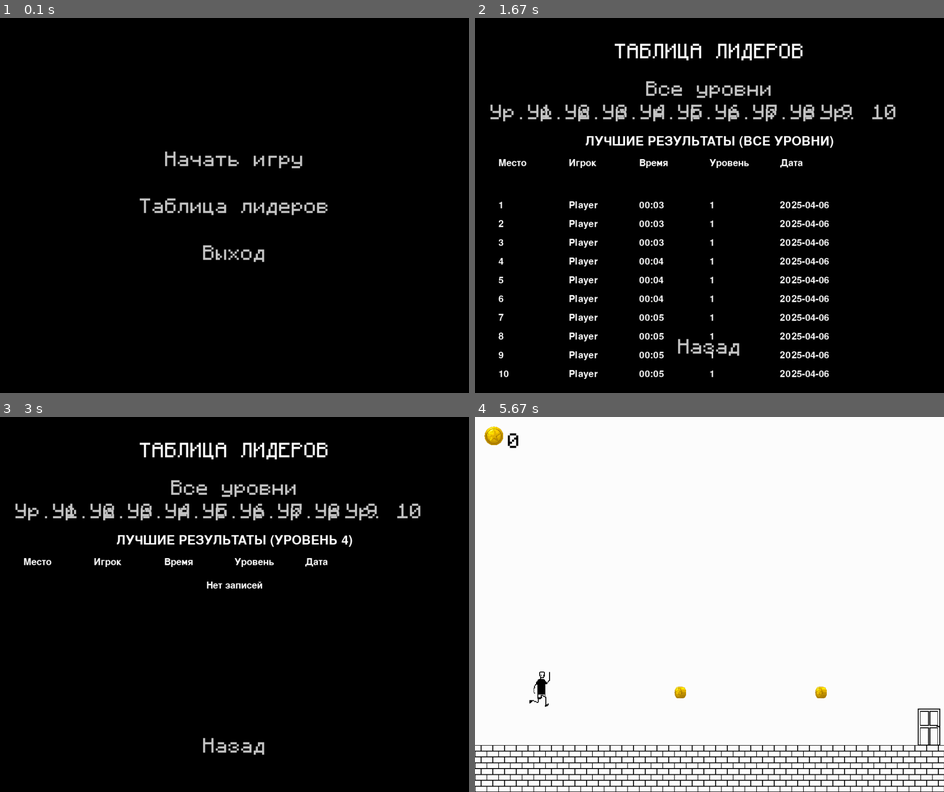
Above: before the commit, frames 1-4 (two rows, left to right).
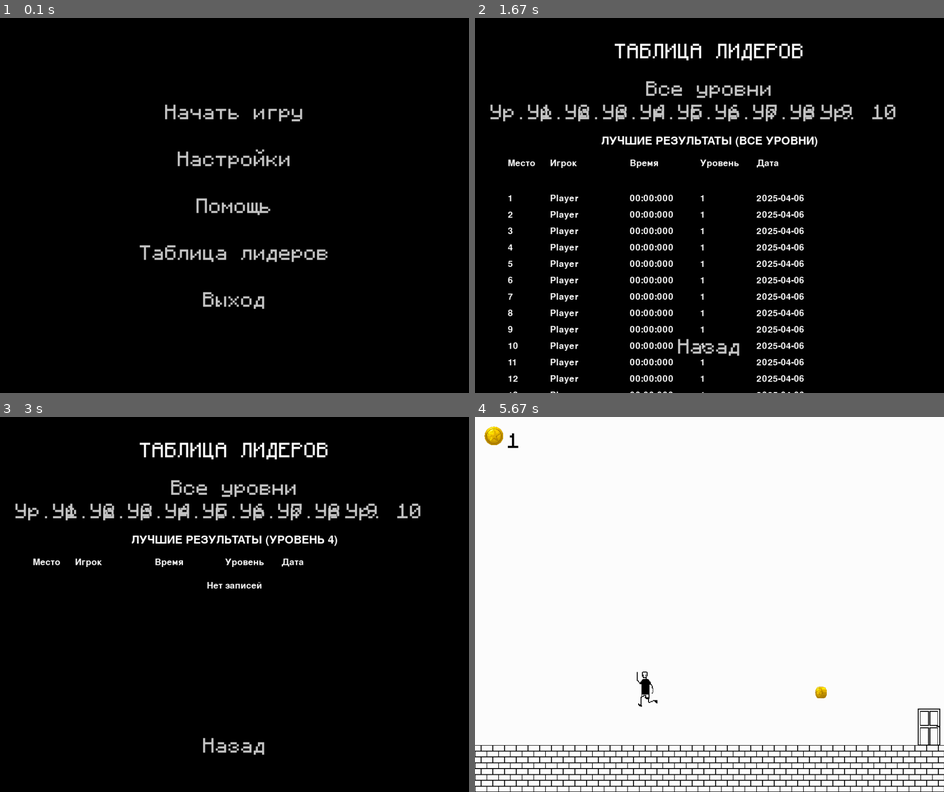
Above: after the commit, the same moments.

Repository: remalQ/pygame-project
Game: pygame game, started from Main.py
Same seed, same stepped clock (60 frames per second), same inputs: the game is played once before the commit and once after it.
Inputs (mouse positions are in pixels of both pictures, inside the frame that each line leads up to):
- Up to frame 1 (0.1 s): no input
- Up to frame 2 (1.67 s): click "Таблица лидеров" at 0.38 s; click "Все уровни" at 0.72 s
- Up to frame 3 (3 s): press the mouse at (159, 507) at 2.13 s; move the mouse to (117, 488) at 2.23 s; release the mouse at (79, 465) at 2.37 s; move the mouse to (234, 747) at 2.98 s
- Up to frame 4 (5.67 s): press the mouse at (709, 747) at 3.02 s; move the mouse to (695, 657) at 3.12 s; release the mouse at (681, 570) at 3.25 s; click "Начать игру" at 3.37 s; press the mouse at (709, 604) at 4.18 s; move the mouse to (728, 593) at 4.28 s; release the mouse at (747, 582) at 4.42 s; hold D 4.48-4.95 s; move the mouse to (779, 533) at 4.52 s; hold D 4.98-5.45 s; move the mouse to (634, 510) at 5.02 s; tap Space at 5.05, 5.35, 5.55 s; hold A from 5.48 s (still down); move the mouse to (611, 619) at 5.52 s

The runs differ from the first frame. In frame 1, 2.4% of the frame differs, in the area x 29-70%, y 23-78%; in frame 2, 7.8%, in the area x 5-77%, y 31-100%; in frame 3, 1.6%; in frame 4, 0.4%.

Commit message:
add settings and help menus, leaderboard need to be changed

Diff:
--- a/Game.py
+++ b/Game.py
@@ -9,6 +9,8 @@
 from Level_Menu import LevelMenu
 from RecordsDB import RecordsDB
 from LeaderboardMenu import LeaderboardMenu
+from SettingsMenu import SettingsMenu
+from HelpMenu import HelpMenu
 
 
 """
@@ -56,6 +58,8 @@
         self.records_db = RecordsDB()
         self.start_time = 0
         self.current_time = 0
+        self.settings_menu = SettingsMenu()
+        self.help_menu = HelpMenu()
 
     def reset_level(self, level):
         """Сбрасывает уровень и позицию игрока"""
@@ -72,7 +76,6 @@
     def load_level(self, level):
         level_path = f'Maps/map{level}.pkl'  # Исправлено для соответствия именам файлов
         self.door_group = Group()
-        # self.spike_group = Group()
         self.coin_group = Group()
 
         if os.path.exists(level_path):
@@ -98,15 +101,19 @@
     # Отображает главное меню с возможностью начать игру или выйти.
     def show_main_menu(self):
         menu_active = True
-        start_button = Button("Начать игру", WIDTH // 2, HEIGHT // 2 - 100, GRAY, WHITE)
-        leaderboard_button = Button("Таблица лидеров", WIDTH // 2, HEIGHT // 2, GRAY, WHITE)
-        exit_button = Button("Выход", WIDTH // 2, HEIGHT // 2 + 100, GRAY, WHITE)
+        start_button = Button("Начать игру", WIDTH // 2, HEIGHT // 2 - 200, GRAY, WHITE)
+        settings_button = Button("Настройки", WIDTH // 2, HEIGHT // 2 - 100, GRAY, WHITE)
+        help_button = Button("Помощь", WIDTH // 2, HEIGHT // 2, GRAY, WHITE)
+        leaderboard_button = Button("Таблица лидеров", WIDTH // 2, HEIGHT // 2 + 100, GRAY, WHITE)
+        exit_button = Button("Выход", WIDTH // 2, HEIGHT // 2 + 200, GRAY, WHITE)
 
         while menu_active:
             self.screen.fill(BLACK)
             start_button.draw(self.screen)
             leaderboard_button.draw(self.screen)
             exit_button.draw(self.screen)
+            settings_button.draw(self.screen)
+            help_button.draw(self.screen)
 
             for event in pygame.event.get():
                 if event.type == pygame.QUIT:
@@ -127,6 +134,13 @@
                     if leaderboard_button.is_clicked(pygame.mouse.get_pos()):
                         leaderboard_menu = LeaderboardMenu(self.records_db)
                         leaderboard_menu.show(self.screen)
+
+                    if settings_button.is_clicked(pygame.mouse.get_pos()):
+                        self.settings_menu.show(self.screen)
+
+                    if help_button.is_clicked(pygame.mouse.get_pos()):
+                        self.help_menu.show(self.screen)
+
                     if exit_button.is_clicked(pygame.mouse.get_pos()):
                         pygame.quit()
                         sys.exit()
--- /dev/null
+++ b/HelpMenu.py
@@ -0,0 +1,43 @@
+import pygame
+import sys
+from Button import Button
+from Const_Values import *
+
+
+class HelpMenu:
+    def show(self, screen):
+        help_active = True
+        back_button = Button("Назад", WIDTH // 2, HEIGHT - 100, GRAY, WHITE)
+        font = pygame.font.Font("Fonts/Monocraft.otf", 24)
+
+        help_text = [
+            "Добро пожаловать в платформер!",
+            "Цель: дойти до двери, собирая монеты.",
+            "",
+            "Управление:",
+            "← → — движение влево/вправо",
+            "↑ или SPACE — прыжок",
+            "ESC — пауза",
+            "",
+            "Избегайте ловушек и собирайте все монеты!",
+        ]
+
+        while help_active:
+            screen.fill(BLACK)
+
+            for i, line in enumerate(help_text):
+                text_surface = font.render(line, True, WHITE)
+                screen.blit(text_surface, (WIDTH // 2 - text_surface.get_width() // 2, 50 + i * 30))
+
+            back_button.draw(screen)
+
+            for event in pygame.event.get():
+                if event.type == pygame.QUIT:
+                    pygame.quit()
+                    sys.exit()
+
+                if event.type == pygame.MOUSEBUTTONDOWN:
+                    if back_button.is_clicked(pygame.mouse.get_pos()):
+                        help_active = False
+
+            pygame.display.flip()
--- a/LeaderboardMenu.py
+++ b/LeaderboardMenu.py
@@ -21,6 +21,7 @@
     def show(self, screen):
         active = True
         selected_level = None
+        scroll_offset = 0  # смещение прокрутки
 
         while active:
             screen.fill(BLACK)
@@ -30,7 +31,7 @@
             title = font.render("ТАБЛИЦА ЛИДЕРОВ", True, WHITE)
             screen.blit(title, (WIDTH // 2 - title.get_width() // 2, 50))
 
-            # Кнопки выбора уровня
+            # Кнопки
             self.all_button.draw(screen)
             for btn in self.level_buttons:
                 btn.draw(screen)
@@ -38,9 +39,9 @@
 
             # Отображение рекордов
             if selected_level is not None:
-                self.display_records(screen, selected_level)
-            elif selected_level == 0:  # Все уровни
-                self.display_records(screen)
+                self.display_records(screen, selected_level, scroll_offset)
+            elif selected_level == 0:
+                self.display_records(screen, None, scroll_offset)
 
             for event in pygame.event.get():
                 if event.type == pygame.QUIT:
@@ -52,52 +53,64 @@
                         active = False
 
                     if self.all_button.is_clicked(pygame.mouse.get_pos()):
-                        selected_level = 0  # Показать все уровни
+                        selected_level = 0
 
                     for i, btn in enumerate(self.level_buttons, 1):
                         if btn.is_clicked(pygame.mouse.get_pos()):
                             selected_level = i
 
+                # Прокрутка колесиком мыши
+                if event.type == pygame.MOUSEWHEEL:
+                    scroll_offset += event.y * 30
+                    scroll_offset = max(min(scroll_offset, 0), -1000)  # ограничим прокрутку
+
             pygame.display.flip()
 
-        return None
-
-    def display_records(self, screen, level=None):
+    def display_records(self, screen, level=None, scroll_offset=0):
         if level == 0:
-            records = self.records_db.get_top_records(limit=20)
+            records = self.records_db.get_top_records(limit=100)
             title = "ЛУЧШИЕ РЕЗУЛЬТАТЫ (ВСЕ УРОВНИ)"
         else:
-            records = self.records_db.get_top_records(level=level)
+            records = self.records_db.get_top_records(level=level, limit=100)
             title = f"ЛУЧШИЕ РЕЗУЛЬТАТЫ (УРОВЕНЬ {level})"
 
+        font_title = pygame.font.SysFont(None, 36)
+        font = pygame.font.SysFont(None, 28)
+
         # Заголовок таблицы
-        font = pygame.font.SysFont(None, 40)
-        title_text = font.render(title, True, WHITE)
+        title_text = font_title.render(title, True, WHITE)
         screen.blit(title_text, (WIDTH // 2 - title_text.get_width() // 2, 250))
 
-        # Заголовки столбцов
-        font = pygame.font.SysFont(None, 30)
+        # Заголовки
         headers = ["Место", "Игрок", "Время", "Уровень", "Дата"]
+        col_positions = [70, 160, 330, 480, 600]
         for i, header in enumerate(headers):
             text = font.render(header, True, WHITE)
-            screen.blit(text, (50 + i * 150, 300))
+            screen.blit(text, (col_positions[i], 300))
 
-        # Записи рекордов
+        # Таблица
         if not records:
             text = font.render("Нет записей", True, WHITE)
             screen.blit(text, (WIDTH // 2 - text.get_width() // 2, 350))
         else:
-            for i, record in enumerate(records[:10], 1):  # Ограничиваем 10 записями
+            start_y = 340 + scroll_offset
+            for i, record in enumerate(records, 1):
                 player_name, time, lvl, date = record
-                date_str = date.split()[0]  # Берем только дату без времени
+                date_str = date.split()[0]
 
-                # Форматируем время в секундах в минуты:секунды
+                # Формат времени: мм:сс:мс
+                try:
+                    time = float(time)
+                except ValueError:
+                    time = 0.0  # если вдруг не получится преобразовать
+
                 minutes = int(time // 60)
                 seconds = int(time % 60)
-                time_str = f"{minutes:02d}:{seconds:02d}"
+                milliseconds = int((time % 1) * 1000)
 
-                # Отображаем запись
-                row_data = [str(i), player_name[:10], time_str, str(lvl), date_str]
+                time_str = f"{minutes:02d}:{seconds:02d}:{milliseconds:03d}"
+
+                row_data = [str(i), player_name[:12], time_str, str(lvl), date_str]
                 for j, data in enumerate(row_data):
                     text = font.render(data, True, WHITE)
-                    screen.blit(text, (50 + j * 150, 350 + i * 40))
+                    screen.blit(text, (col_positions[j], start_y + i * 35))
--- a/Player.py
+++ b/Player.py
@@ -1,6 +1,7 @@
 """@package Player
 Класс игрока
 """
+import pygame
 
 from Const_Values import *
 from Create_Maps import TILE_SIZE
@@ -52,7 +53,7 @@
                 self.jumped = False
 
             # Движение влево
-            if key[pygame.K_LEFT]:
+            if key[pygame.K_a]:
                 dx -= 5
                 self.counter += 1
                 self.direction = -1
@@ -63,7 +64,7 @@
                     self.image = self.images_left[self.index]
 
             # Движение вправо
-            if key[pygame.K_RIGHT]:
+            if key[pygame.K_d]:
                 dx += 5
                 self.counter += 1
                 self.direction = 1
@@ -80,7 +81,7 @@
                 else:
                     self.image = self.jump_image_left
             # Если стоит на месте - показываем первый кадр анимации
-            elif not key[pygame.K_LEFT] and not key[pygame.K_RIGHT]:
+            elif not key[pygame.K_a] and not key[pygame.K_d]:
                 self.counter = 0
                 self.index = 0
                 if self.direction == 1:
--- a/RecordsDB.py
+++ b/RecordsDB.py
@@ -48,7 +48,18 @@
             LIMIT ?
             ''', (limit,))
 
-        return cursor.fetchall()
+        records = cursor.fetchall()
+
+        # Форматируем время
+        formatted_records = []
+        for name, time_sec, lvl, date in records:
+            minutes = int(time_sec // 60)
+            seconds = int(time_sec % 60)
+            milliseconds = int((time_sec - int(time_sec)) * 1000)
+            formatted_time = f"{minutes:02}:{seconds:02}:{milliseconds:03}"
+            formatted_records.append((name, formatted_time, lvl, date))
+
+        return formatted_records
 
     def close(self):
         self.conn.close()
--- /dev/null
+++ b/SettingsMenu.py
@@ -0,0 +1,52 @@
+import pygame
+import sys
+from Button import Button
+from Const_Values import *
+
+
+class SettingsMenu:
+    def __init__(self):
+        self.volume = 0.5  # начальное значение громкости (от 0.0 до 1.0)
+        pygame.mixer.music.set_volume(self.volume)
+
+    def show(self, screen):
+        settings_active = True
+        increase_button = Button("Громче", WIDTH // 2, HEIGHT // 2 - 50, GRAY, WHITE)
+        decrease_button = Button("Тише", WIDTH // 2, HEIGHT // 2 + 50, GRAY, WHITE)
+        back_button = Button("Назад", WIDTH // 2, HEIGHT // 2 + 150, GRAY, WHITE)
+
+        font = pygame.font.Font("Fonts/Monocraft.otf", 30)
+
+        while settings_active:
+            screen.fill(BLACK)
+
+            # Текст заголовка
+            title = font.render("Настройки звука", True, WHITE)
+            screen.blit(title, (WIDTH // 2 - title.get_width() // 2, HEIGHT // 2 - 150))
+
+            # Показ текущей громкости
+            volume_text = font.render(f"Громкость: {int(self.volume * 100)}%", True, WHITE)
+            screen.blit(volume_text, (WIDTH // 2 - volume_text.get_width() // 2, HEIGHT // 2 - 100))
+
+            increase_button.draw(screen)
+            decrease_button.draw(screen)
+            back_button.draw(screen)
+
+            for event in pygame.event.get():
+                if event.type == pygame.QUIT:
+                    pygame.quit()
+                    sys.exit()
+
+                if event.type == pygame.MOUSEBUTTONDOWN:
+                    if increase_button.is_clicked(pygame.mouse.get_pos()):
+                        self.volume = min(1.0, self.volume + 0.1)
+                        pygame.mixer.music.set_volume(self.volume)
+
+                    elif decrease_button.is_clicked(pygame.mouse.get_pos()):
+                        self.volume = max(0.0, self.volume - 0.1)
+                        pygame.mixer.music.set_volume(self.volume)
+
+                    elif back_button.is_clicked(pygame.mouse.get_pos()):
+                        settings_active = False
+
+            pygame.display.flip()
Binary file changed: game_records.db
